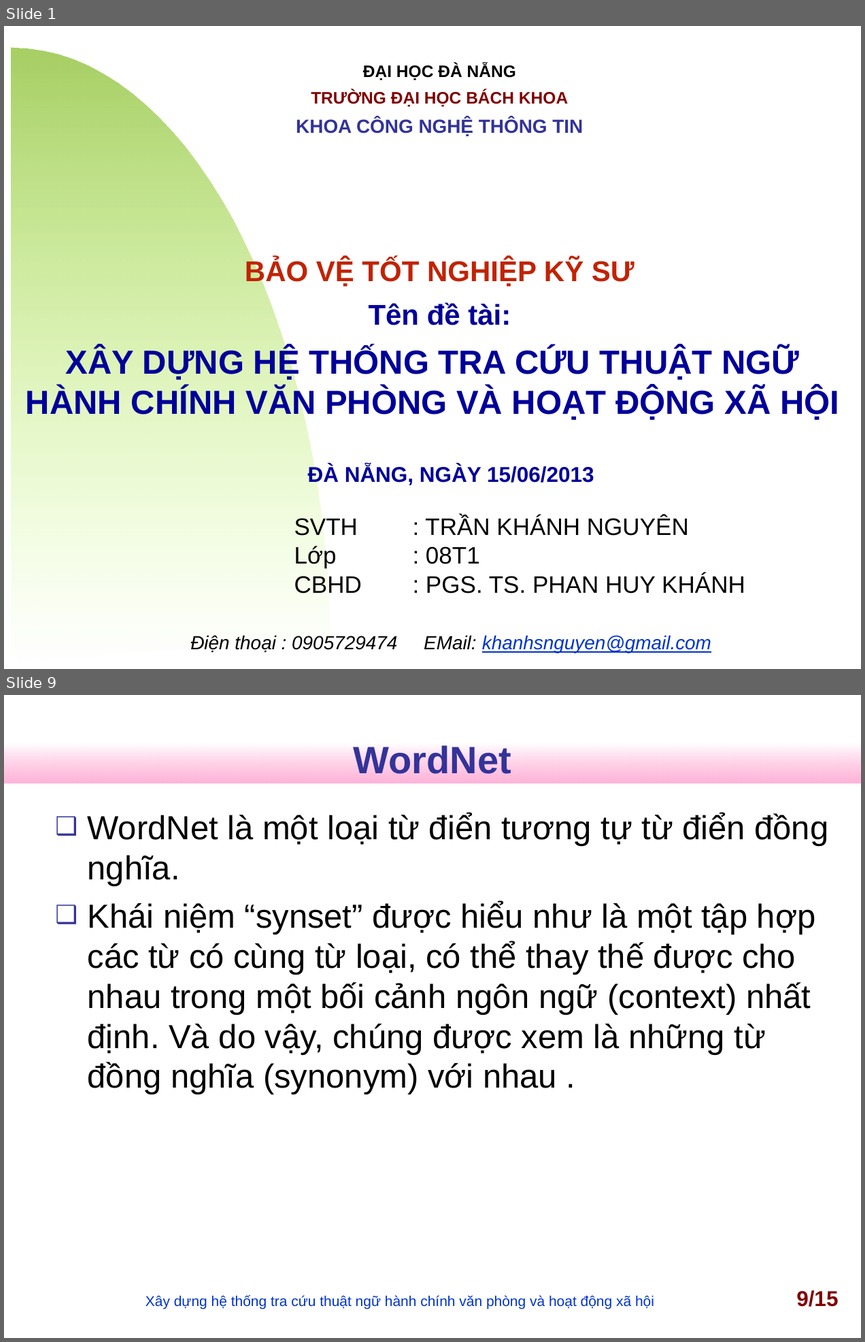
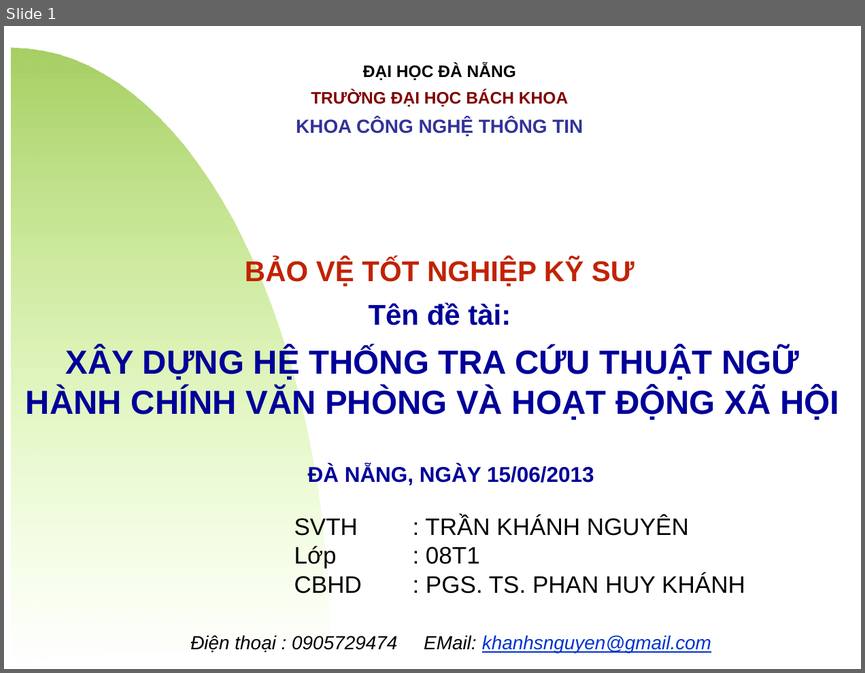
Before and after one commit to nguyentk90/tra-cuu-thuat-ngu-hanh-chinh, a slide deck: Documents/slideN2013.ppt. Shown one above the other, each under a label of ours: slides 1 and 9 before the commit, slide 1 after it; the slides between them are not shown. The pictures are 865x1342 and 865x673 pixels, drawn with LibreOffice and Linux fonts; fonts in the diff are those of the drawing; background and template pictures are left out. Boxes give left, top, right and bottom in pixels: in the first picture for what was removed or moved away, otherwise in the second. Text is boxed around its words. In the diff, an @@ line names an element or a change of style, - is before the commit and + after.

```diff
--- a/Documents/slideN2013.ppt
+++ b/Documents/slideN2013.ppt
@@ slide 9 removed at (4,695,861,1338), background #FFFFFF @@
@@ rectangle removed at (4,743,861,783) @@
@@ title removed at (354,743,511,774) @@
-WordNet
@@ text removed at (88,813,829,1094) @@
-❑ WordNet là một loại từ điển tương tự từ điển đồng nghĩa.
-❑ Khái niệm “synset” được hiểu như là một tập hợp các từ có cùng từ loại, có thể thay thế được cho nhau trong một bối cảnh ngôn ngữ (context) nhất định. Và do vậy, chúng được xem là những từ đồng nghĩa (synonym) với nhau .
@@ text removed at (145,1295,654,1309) @@
-Xây dựng hệ thống tra cứu thuật ngữ hành chính văn phòng và hoạt động xã hội
@@ page number removed at (796,1290,838,1306) @@
-9/15
```
Also in this commit, not shown: 15 slides changed, 2 slides added, 2 other slides removed, 1 other file.
